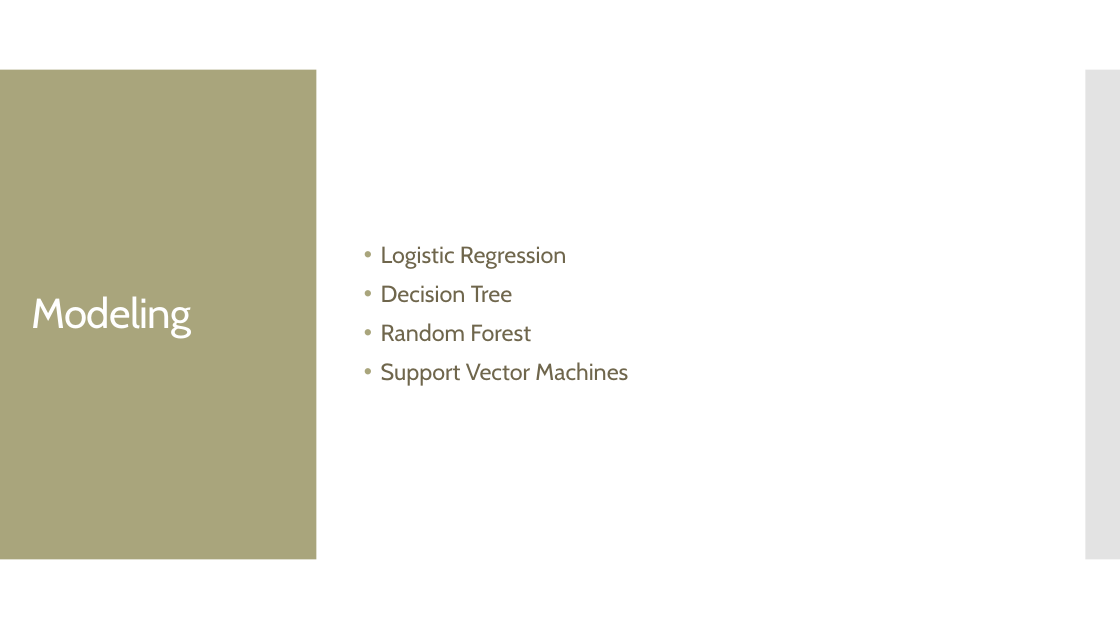
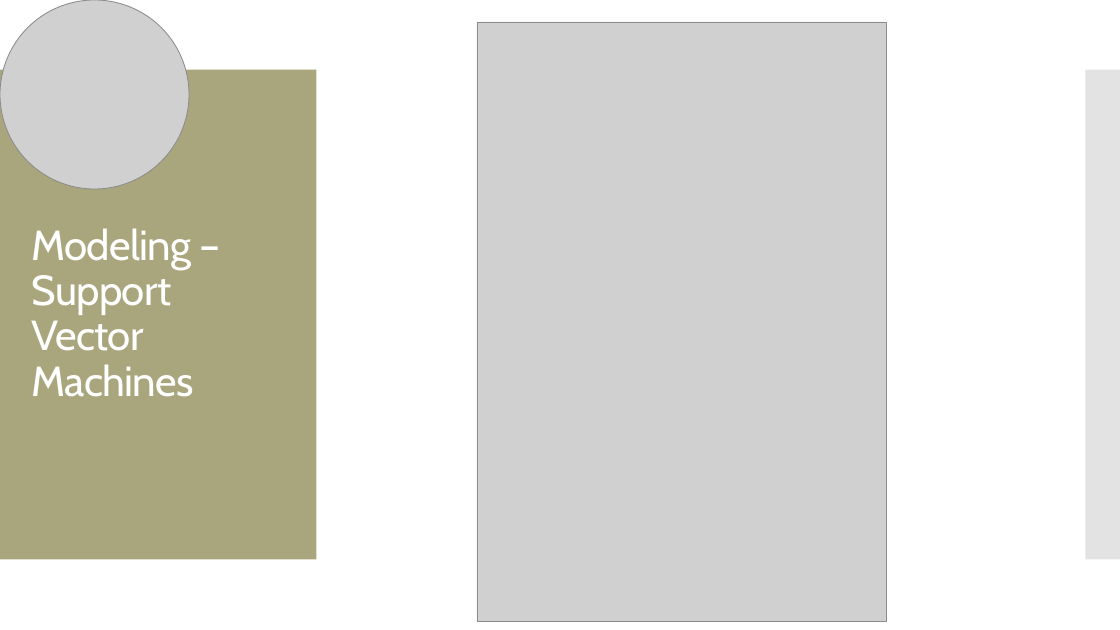
Before and after one commit to MGT-6203-Summer-2023-Edx/Team-6, a slide deck: slide 19 of Final Presentation Slides/Team_6_Final_Slides.pptx (slide 15 before the commit). Drawn at 1120x630 pixels with LibreOffice and Linux fonts; fonts in the diff are those of the drawing; grey boxes stand for pictures. Boxes give left, top, right and bottom in pixels: in the first picture for what was removed or moved away, otherwise in the second. Text is boxed around its words. In the diff, an @@ line names an element or a change of style, - is before the commit and + after.

```diff
--- a/Final Presentation Slides/Team_6_Final_Slides.pptx
+++ b/Final Presentation Slides/Team_6_Final_Slides.pptx
@@ picture added at [0,0,189,189] @@
@@ picture added at [477,22,886,622] @@
@@ title at [32,228,194,397]: text changed @@
-Modeling
+Modeling – Support Vector Machines
@@ text removed at [381,246,628,386] @@
-• Logistic Regression
-• Decision Tree
-• Random Forest
-• Support Vector Machines
```
Also in this commit, not shown: 14 other slides changed, 7 slides added, 3 slides removed.
